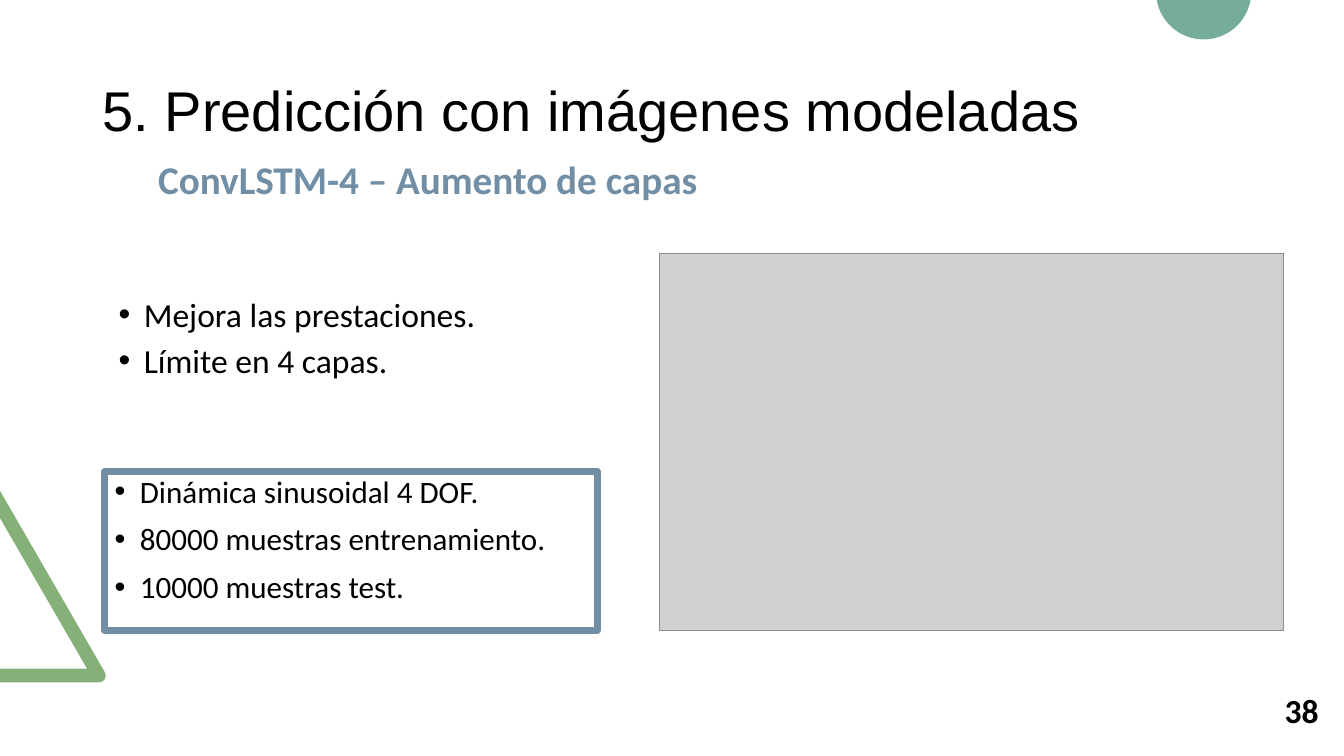
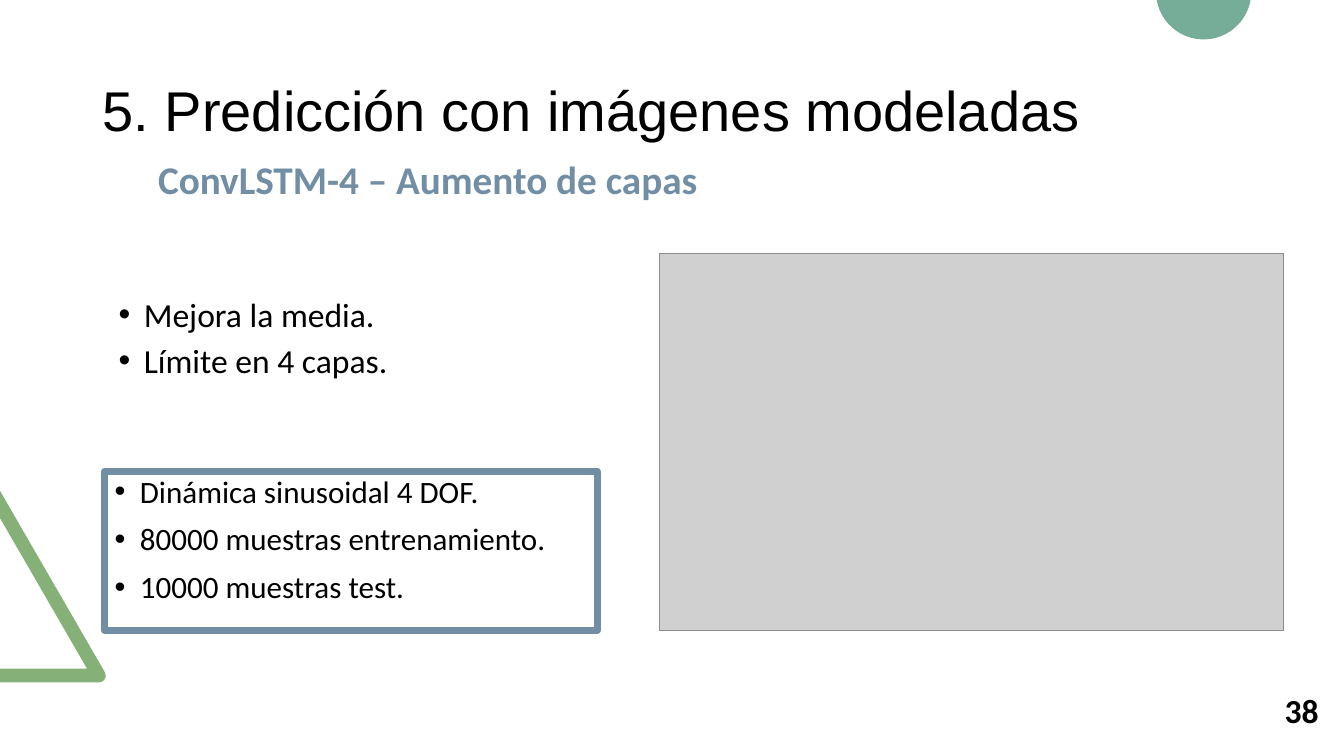
Before and after one commit to RoboticsLabURJC/2017-tfm-nuria-oyaga, a slide deck: slide 39 of Documentation/Presentacion-TFM/Presentacion-TFM.pptx. Drawn at 1344x756 pixels with LibreOffice and Linux fonts; fonts in the diff are those of the drawing; grey boxes stand for pictures. Boxes give left, top, right and bottom in pixels: in the first picture for what was removed or moved away, otherwise in the second. Text is boxed around its words. In the diff, an @@ line names an element or a change of style, - is before the commit and + after.

```diff
--- a/Documentation/Presentacion-TFM/Presentacion-TFM.pptx
+++ b/Documentation/Presentacion-TFM/Presentacion-TFM.pptx
@@ text at (144, 303, 374, 333): text changed @@
-• Mejora las prestaciones.
+• Mejora la media.
```
Also in this commit, not shown: 5 other slides changed, 1 other file.
